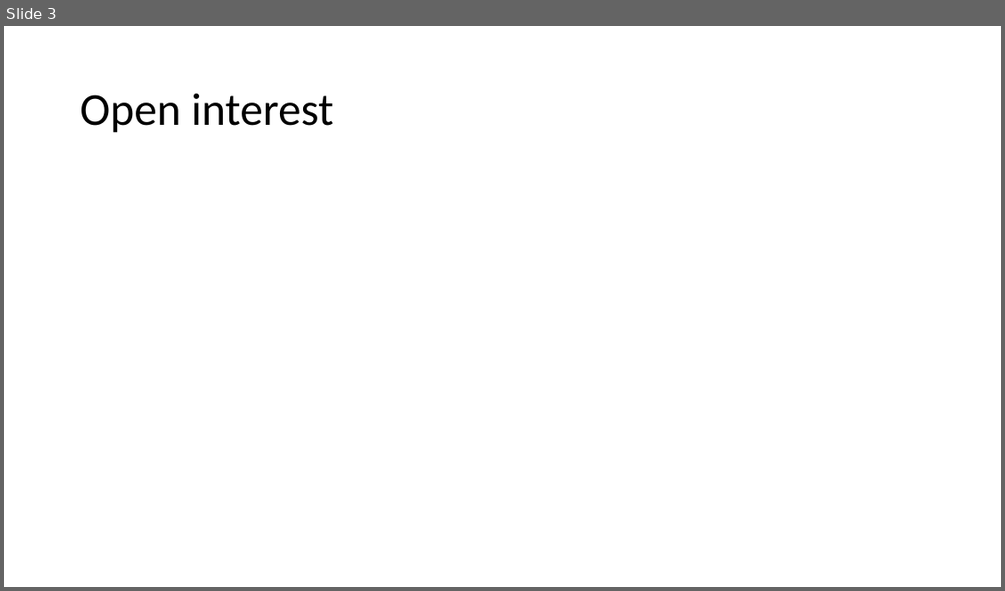
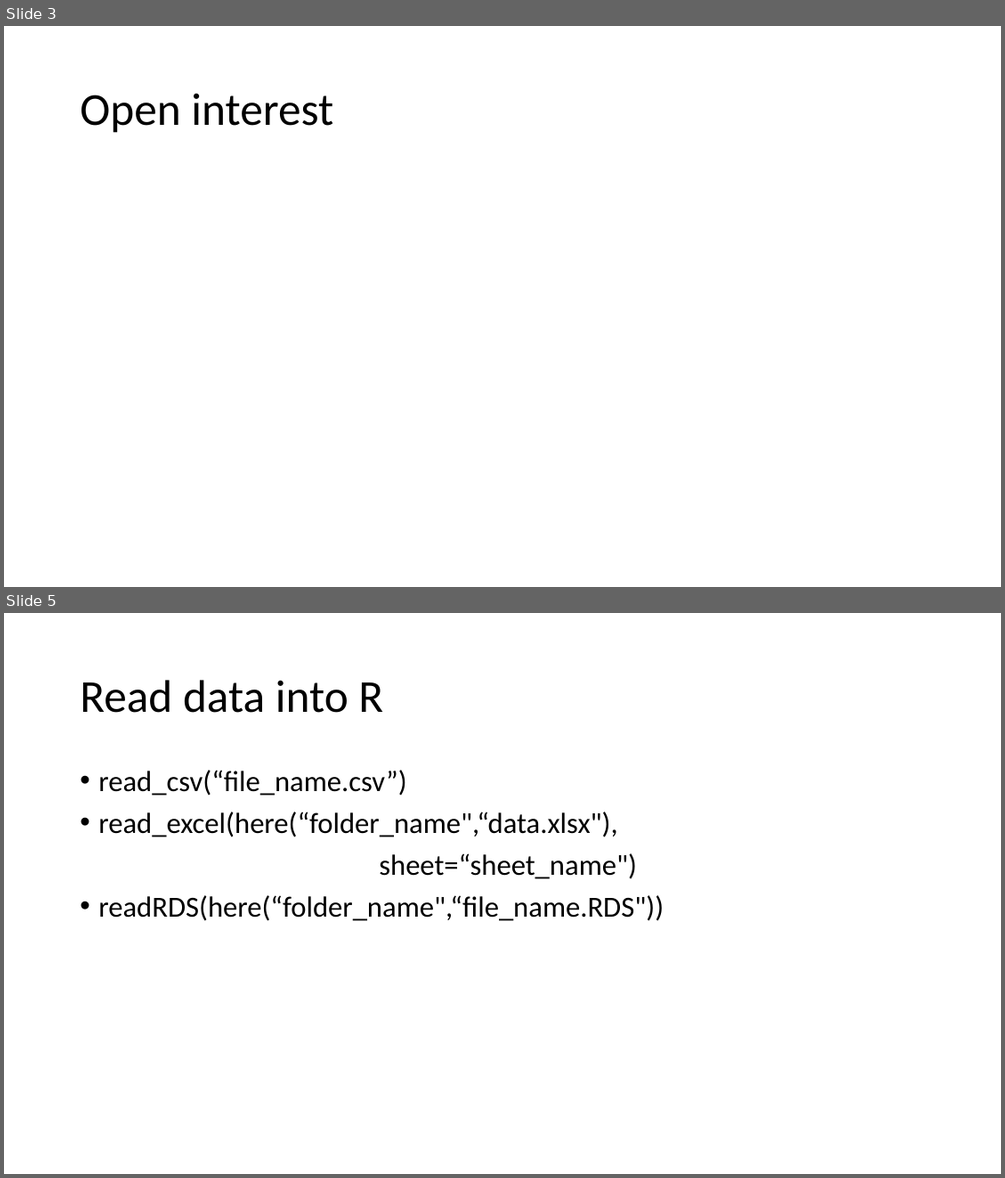
Before and after one commit to riyaeliza123/FRE-501-Labs, a slide deck: Lab_1.pptx. Shown one above the other, each under a label of ours: slide 3 before the commit, slides 3 and 5 after it; the slides between them are not shown. The pictures are 1005x591 and 1005x1178 pixels, drawn with LibreOffice and Linux fonts; fonts in the diff are those of the drawing. Boxes give left, top, right and bottom in pixels: in the first picture for what was removed or moved away, otherwise in the second. Text is boxed around its words. In the diff, an @@ line names an element or a change of style, - is before the commit and + after.

```diff
--- a/Lab_1.pptx
+++ b/Lab_1.pptx
@@ slide 5 added at bbox=[4, 613, 1001, 1174], background #FFFFFF @@
@@ title added at bbox=[80, 680, 383, 713], 44 pt, text #000000 @@
+Read data into R
@@ text added at bbox=[98, 770, 663, 921], 28 pt, text #000000 @@
+• read_csv(“file_name.csv”)
+• read_excel(here(“folder_name",“data.xlsx"),
+sheet=“sheet_name")
+• readRDS(here(“folder_name",“file_name.RDS"))
```
Also in this commit, not shown: 4 other slides added, 1 slide removed, 4 other files.
